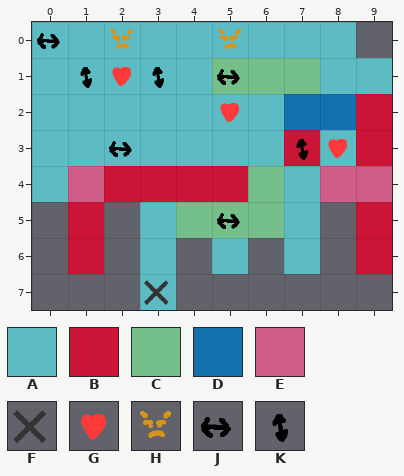
One commit to this Tiled map: spaders/src/map/debug/debug.tmx. This is how it looked before the edit.
Cells are 64x64 px. Shown: x 0..9, y 0..7.
Key: from "spadersTileset": A 0, B 1, C 3, D 4, E 5, F 34, G 35, H 36, J 37, K 38.
_ is an empty cell, # one hidden under a higher layer.
Layers that did not change in this view are not listed.
Layer "Empty_Teste_NewMech" before, first column x 0:
0 __###AAAA_
1 _####CCCAA
2 _####AADDB
3 _####AABAB
4 _E####CAEE
5 _B_ACCCA_B
6 _B_A_A_A_B
7 __________
Layer "_ADDON_Teste_NewMech" before, first column x 0:
0 _____H____
1 _____J____
2 _____G____
3 __##___KG_
4 __________
5 _____J____
6 __________
7 __________
Layer "TestVerticalHorizontal" before, first column x 0:
0 AAAAA_____
1 AAAAA_____
2 AAAAA_____
3 AAAAA_____
4 __________
5 __________
6 __________
7 __________
Layer "_ADDON #4" before, first column x 0:
0 J_H_______
1 _KGK______
2 __________
3 __J_______
4 __________
5 __________
6 __________
7 __________
After:
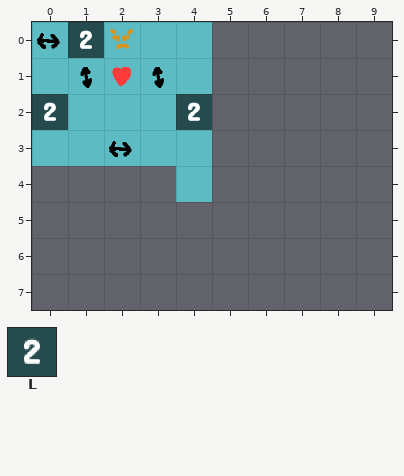
Further tiles: from "spadersTileset": L 47.
See-through tiles are keyed as they look on the map.
From old to new:
Changed rows in their new state; . is an unchanged cell.
Layer "Falling Pieces" (now hidden):
first column x 0:
0 ....._
1 ....._
2 ....._
3 ....._
4 ____._
Layer "Falling Pieces 2" (now hidden):
first column x 0:
4 ____
Layer "Countdown Pieces" (now hidden):
first column x 3:
4 _
5 _
7 _
Layer "_ADDON" (now hidden):
first column x 3:
4 _
7 _
Layer "Countdown Pieces 2" (now hidden):
first column x 5:
0 _
1 _
Layer "Countdown Pieces 3" (now hidden):
first column x 1:
0 ....___
1 ....___
2 ....___
3 ....___
4 ___.___
Layer "_ADDON #2" (now hidden):
first column x 6:
0 _
Layer "Empty_Teste_NewMech" (now hidden):
first column x 1:
0 ....____.
1 ...._____
2 ...._____
3 ...._____
4 ___._____
5 _._____._
6 _._._._._
Layer "_ADDON_Teste_NewMech" (now hidden):
first column x 5:
0 _...
1 _...
2 _...
3 ..__
5 _...
Layer "Empty" (now hidden):
first column x 2:
4 ____
Layer "TestVerticalHorizontal":
first column x 4:
4 A
Layer "_ADDON #4":
first column x 0:
0 .L...
2 L...L
Boxes around the changes in both pictures, in picture pixels (x1, y1, x2, y2):
changed: (32, 22, 392, 310)
